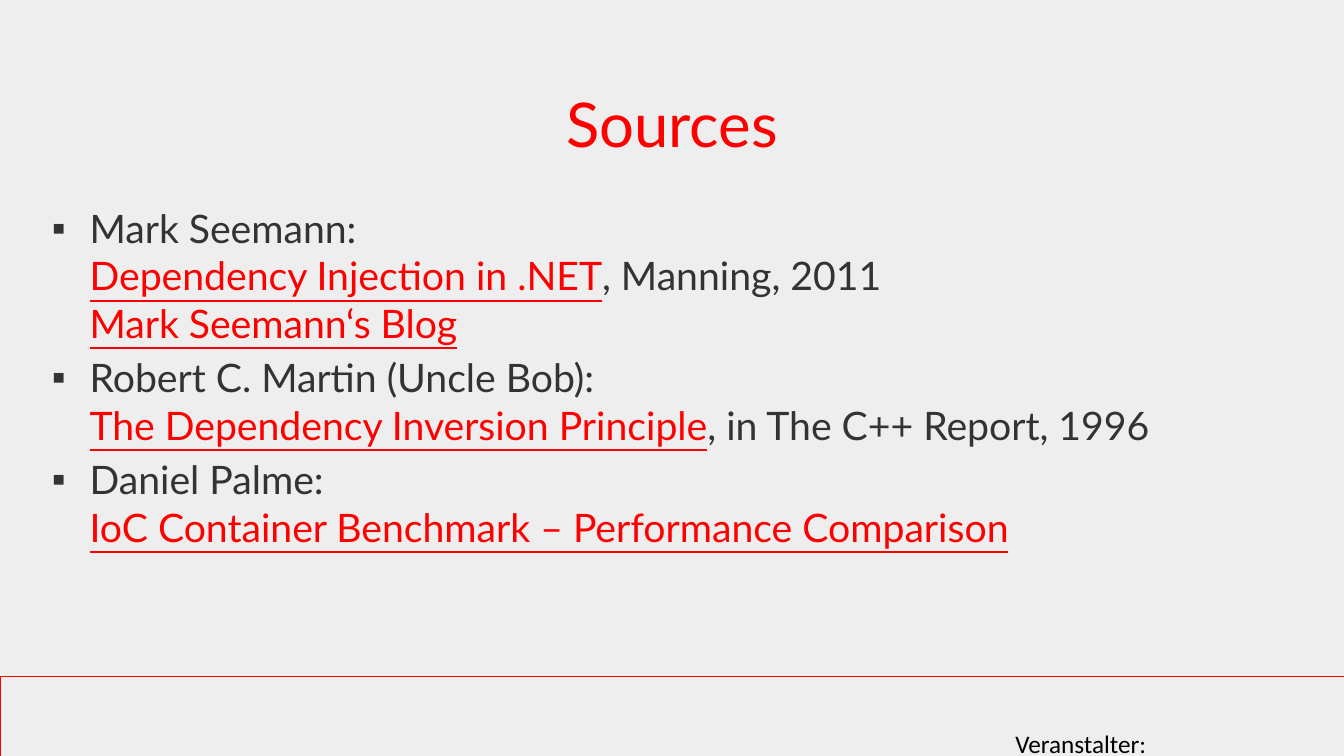
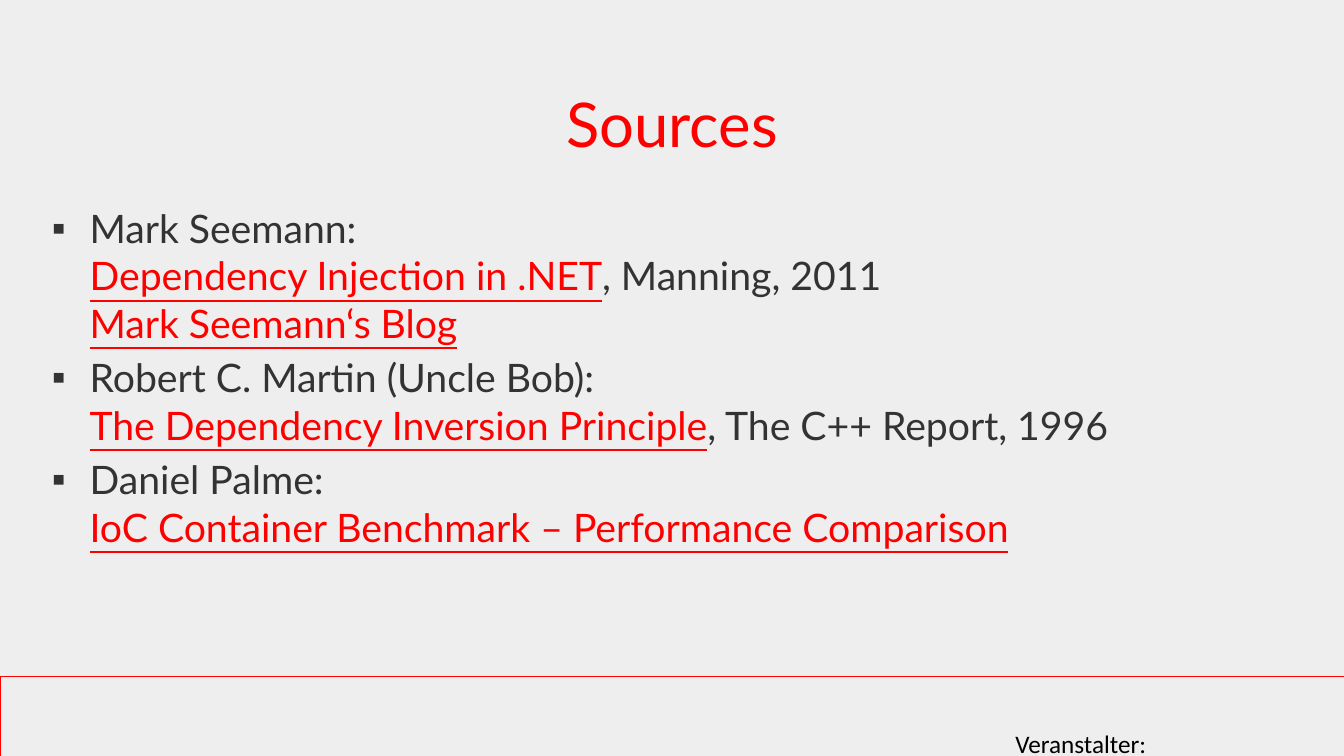
Before and after one commit to feO2x/AdcCore2017.DependencyInjection, a slide deck: slide 32 of ADC Core 2017 - Designing ASP.NET Core Apps with Dependency Injection in Mind.pptx (slide 29 before the commit). Drawn at 1344x756 pixels with LibreOffice and Linux fonts; fonts in the diff are those of the drawing; background and template pictures are left out. Boxes give left, top, right and bottom in pixels: in the first picture for what was removed or moved away, otherwise in the second. Text is boxed around its words. In the diff, an @@ line names an element or a change of style, - is before the commit and + after.

```diff
--- a/ADC Core 2017 - Designing ASP.NET Core Apps with Dependency Injection in Mind.pptx
+++ b/ADC Core 2017 - Designing ASP.NET Core Apps with Dependency Injection in Mind.pptx
@@ text at [90,362,1108,447]: text changed @@
-▪ Robert C. Martin (Uncle Bob):
-  The Dependency Inversion Principle, in The C++ Report, 1996
+▪ Robert C. Martin (Uncle Bob):
+  The Dependency Inversion Principle, The C++ Report, 1996
```
Also in this commit, not shown: 5 other slides changed, 3 slides added, 1 slide removed, 5 other files.
